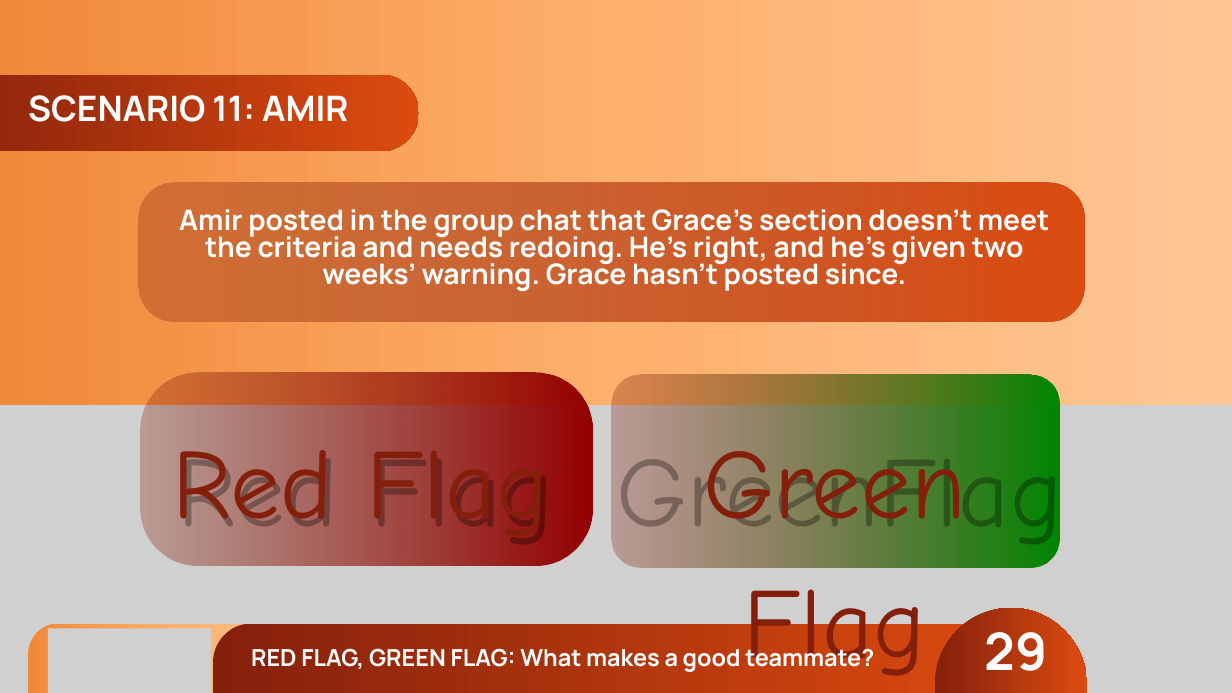
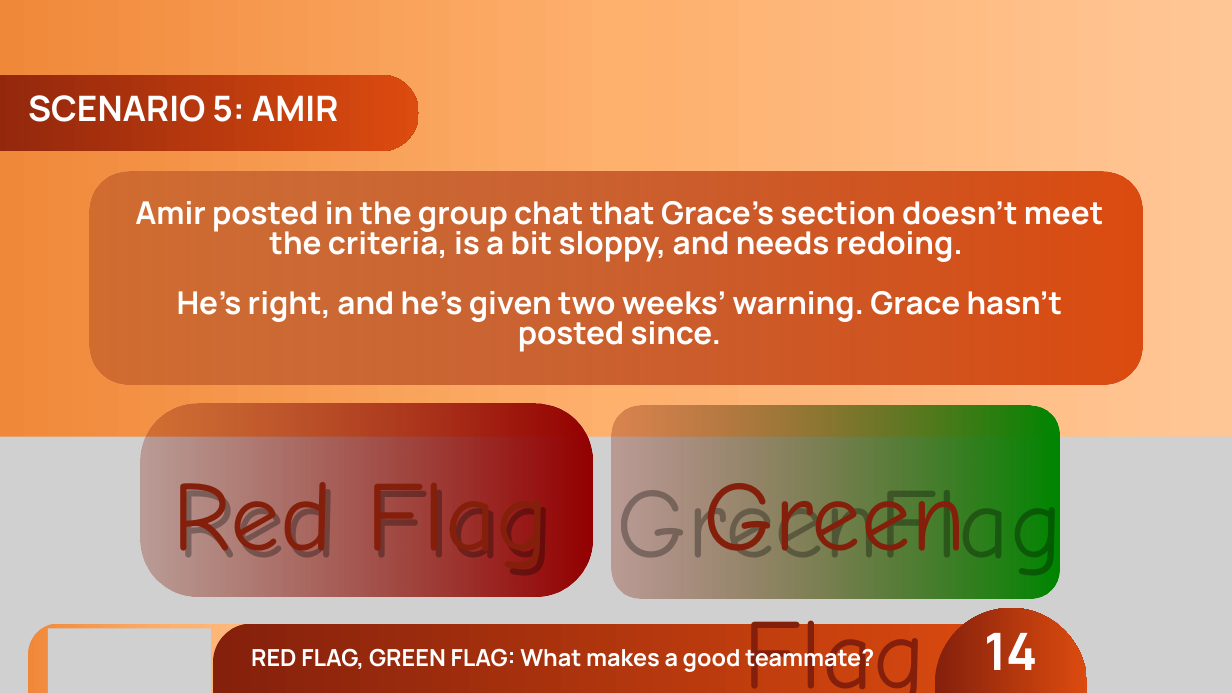
Before and after one commit to joetherockhey/Class-Allocation, a slide deck: slide 15 of assets/red-flag-green-flag.pptx (slide 30 before the commit). Drawn at 1232x693 pixels with LibreOffice and Linux fonts; fonts in the diff are those of the drawing; grey boxes stand for pictures; background and template pictures are left out. Boxes give left, top, right and bottom in pixels: in the first picture for what was removed or moved away, otherwise in the second. Text is boxed around its words. In the diff, an @@ line names an element or a change of style, - is before the commit and + after.

```diff
--- a/assets/red-flag-green-flag.pptx
+++ b/assets/red-flag-green-flag.pptx
@@ text at <box>28,95,338,122</box>: text changed @@
-SCENARIO 11: AMIR
+SCENARIO 5: AMIR
@@ freeform shape: place and size @@
-freeform shape at <box>138,182,1084,321</box>
+freeform shape at <box>90,172,1142,384</box>
@@ text at <box>135,201,1103,352</box>: text changed; size 33 to 36.7 pt @@
-Amir posted in the group chat that Grace’s section doesn’t meet the criteria and needs redoing. He’s right, and he’s given two weeks’ warning. Grace hasn’t posted since.
+Amir posted in the group chat that Grace’s section doesn’t meet the criteria, is a bit sloppy, and needs redoing.
+He’s right, and he’s given two weeks’ warning. Grace hasn’t posted since.
@@ 4 texts, 2 freeform shapes, 1 picture: place and size @@
-4 texts, 2 freeform shapes, 1 picture at <box>0,372,1232,693</box>
+4 texts, 2 freeform shapes, 1 picture at <box>0,403,1232,693</box>
@@ text at <box>984,633,1038,670</box>: text changed @@
-29
+14
```
Also in this commit, not shown: 15 other slides changed, 8 slides added, 20 slides removed, 3 other files.
